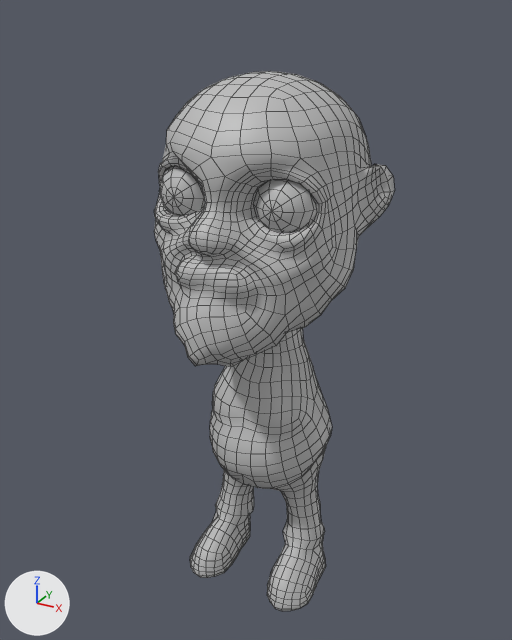
Before and after pictures for a commit that changed the FBX model ManGolfSpaceBang/Assets/Art/Characters/Redneck1/RedNeck1.fbx.
One viewpoint serves both versions: a 50 mm lens placed at (0.945, -1.815, 1.827), pointed at (-0.013, -0.074, 0.956). Every picture has the same lights, and +X, +Y and +Z are marked at lower left. Mesh edges are drawn as thin lines. Where no turn or scale is listed for an object, it has been applied to the vertices.

In view in the first picture: 'Low:RedNeckBody1', 'Low:RedneckEye', 'Low:RedneckEye1'.
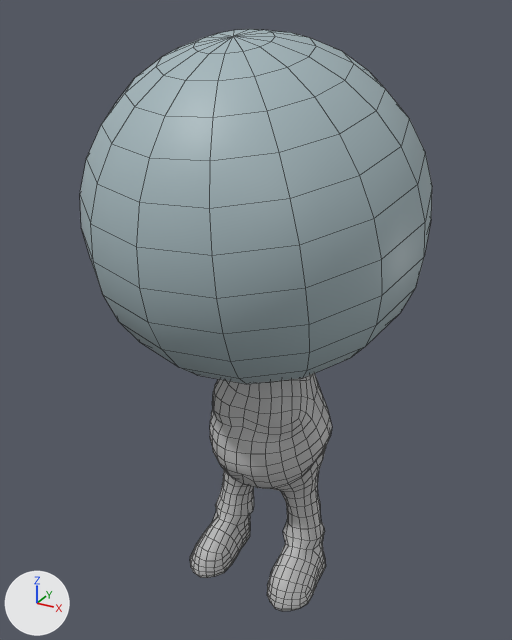
Location of each change, [x1, y1, x2, y2] in pixels of the pictures (512 x 640 px):
```json
{"object": "Low:Helm", "change": "added", "after": [80, 29, 432, 384]}
{"object": "Low:RedNeckBody1", "change": "unchanged, covered by the edit", "before": [154, 71, 395, 611], "after": [190, 373, 332, 611]}
{"object": "Low:RedneckEye", "change": "unchanged, covered by the edit", "before": [253, 180, 317, 232]}
{"object": "Low:RedneckEye1", "change": "unchanged, covered by the edit", "before": [160, 166, 205, 216]}
```

The change, as JSON lines over the scene's bpy script:
```json
{"op": "add", "block": "mat_low_lambert1", "code": ["mat_low_lambert1 = principled_material('Low:lambert1')", "mat_low_lambert1.base_color = (0.368, 0.47, 0.5)  # grey #a3b6bc"]}
{"op": "add", "block": "me_mesh_003", "code": ["me_mesh_003 = bpy.data.meshes.new('Mesh.003')", "me_mesh_003.from_pydata(...)  # 257 vertices, 255 faces; spans x -0.479..0.479, y -0.591..0.376, z -0.022..0.919", "# faces by material slot: [225, 30]", "me_mesh_003.materials.append(mat_low_lambert1)  # grey #a3b6bc", "me_mesh_003.materials.append(mat_lambert1)  # grey #bcbcbc"]}
{"op": "add", "block": "ob_low_helm", "code": ["ob_low_helm = bpy.data.objects.new('Low:Helm', me_mesh_003)", "ob_low_helm.location = (0.007, 0.01, 0.86)"]}
```
